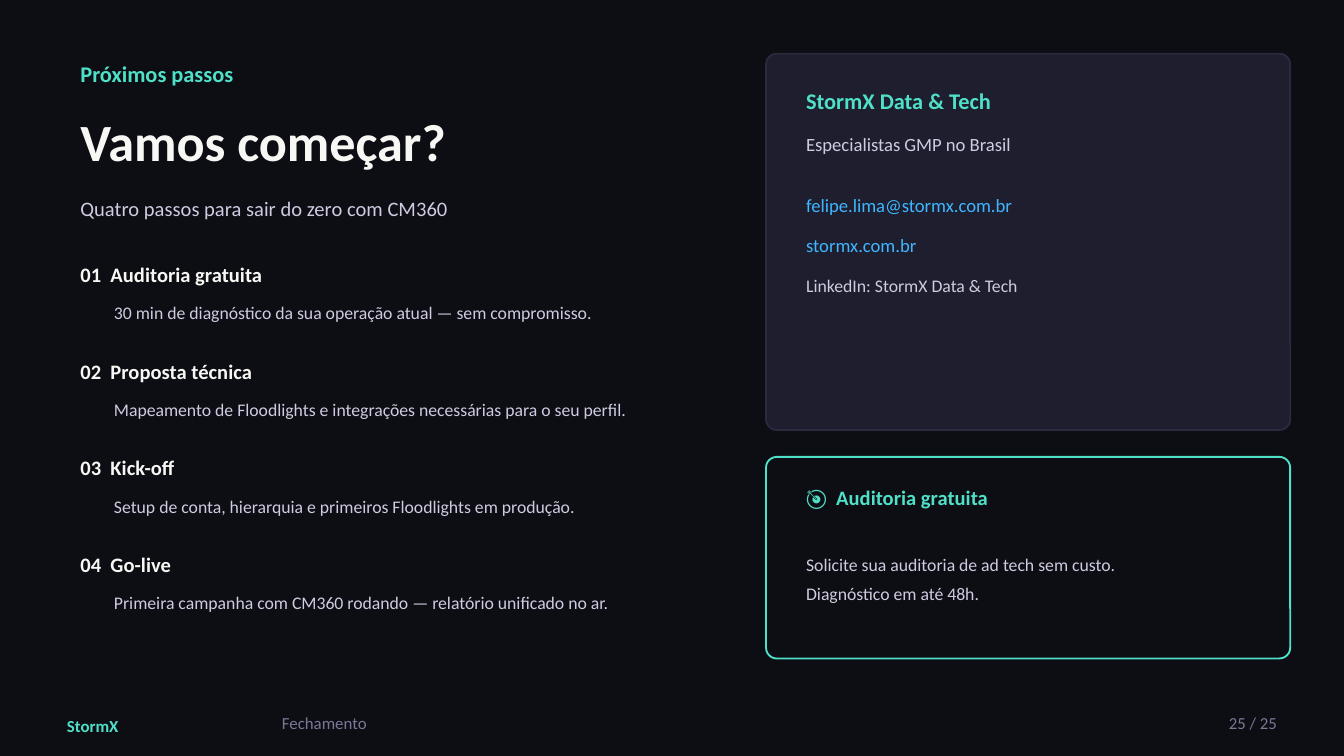
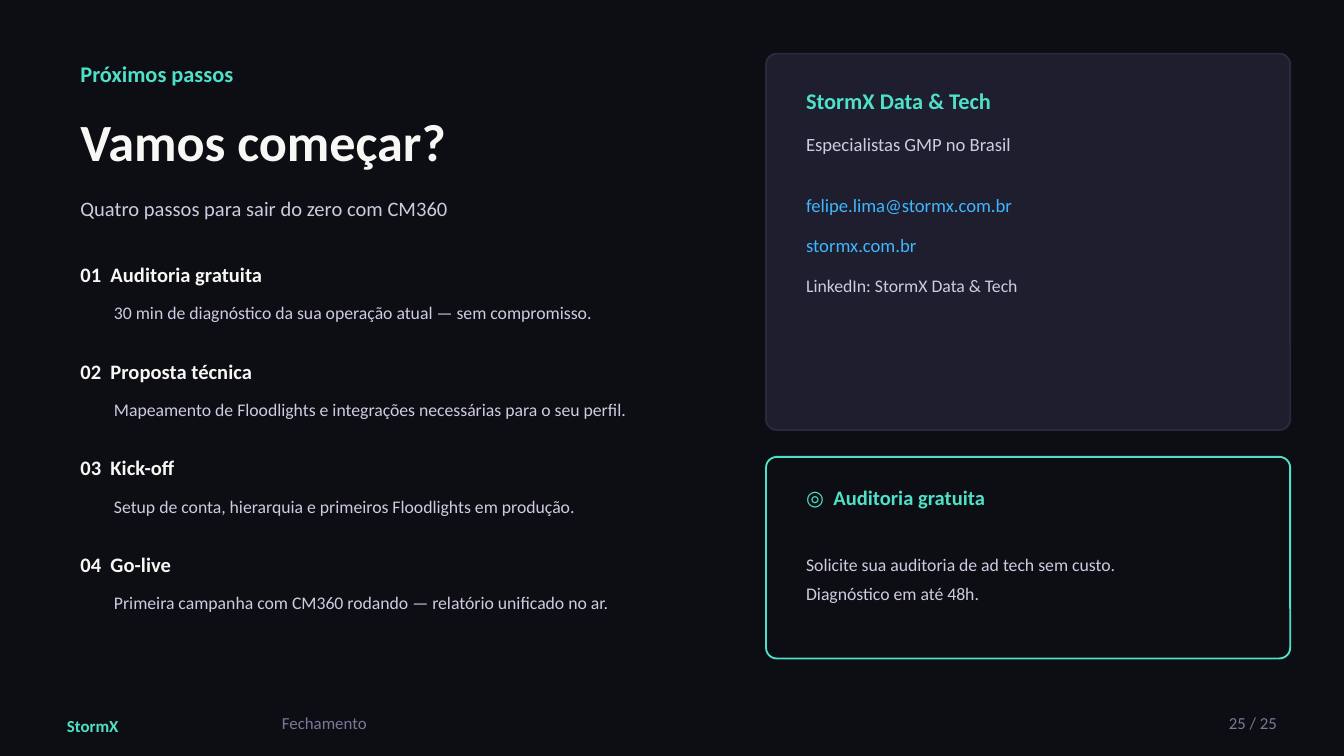
Before and after one commit to falssp/Projeto-NC, a slide deck: slide 25 of Treinamentos/CM360XFT-IN/StormX_-_CM360xFTIN_v01.pptx. Drawn at 1344x756 pixels with LibreOffice and Linux fonts; fonts in the diff are those of the drawing. Boxes give left, top, right and bottom in pixels: in the first picture for what was removed or moved away, otherwise in the second. Text is boxed around its words. In the diff, an @@ line names an element or a change of style, - is before the commit and + after.

```diff
--- a/Treinamentos/CM360XFT-IN/StormX_-_CM360xFTIN_v01.pptx
+++ b/Treinamentos/CM360XFT-IN/StormX_-_CM360xFTIN_v01.pptx
@@ text at (833, 490, 985, 509): text changed @@
-🎯 Auditoria gratuita
+◎ Auditoria gratuita
```
Also in this commit, not shown: 6 other slides changed, 1 other file.
